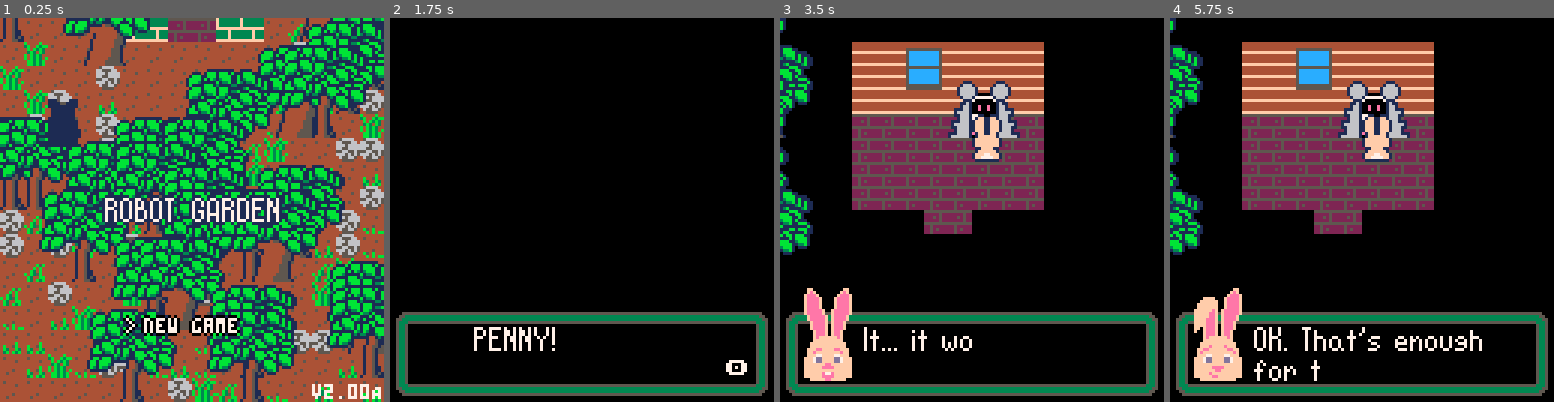
Above: before the commit, frames 1-4 (left to right).
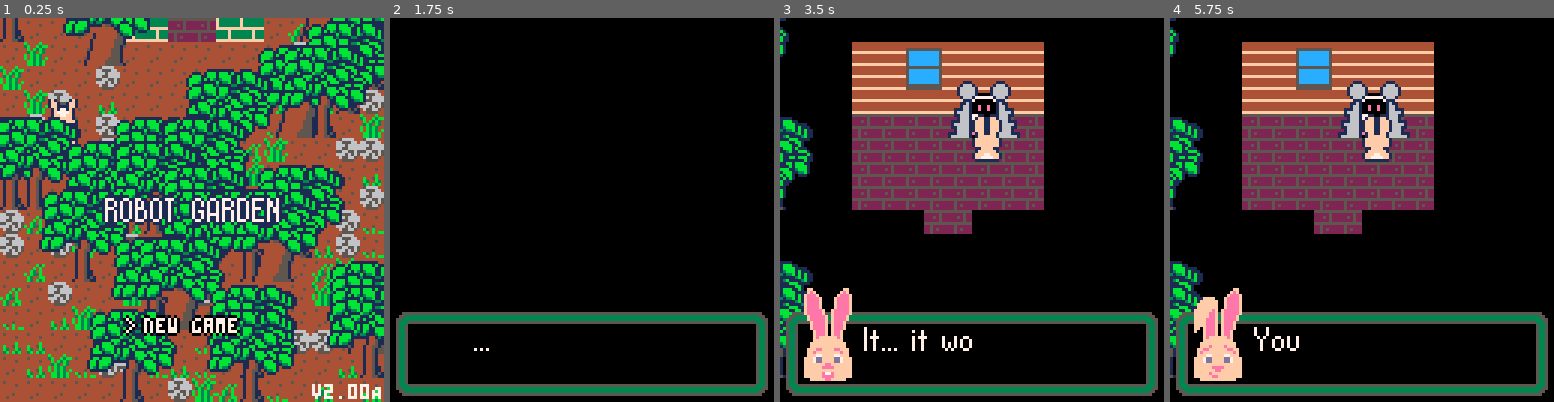
Above: after the commit, the same moments.

Repository: DeCarabas/pico_carts
Game: PICO-8 cartridge robo2.p8
Same seed, same stepped clock (60 frames per second), same inputs: the game is played once before the commit and once after it.
Inputs:
- Up to frame 1 (0.25 s): no input
- Up to frame 2 (1.75 s): tap X (X key) at 0.33, 1.07 s; tap O (Z key) at 0.7, 1.7 s; hold Right from 1.6 s (still down)
- Up to frame 3 (3.5 s): tap X (X key) at 1.85, 2.97 s; release Right at 2.1 s; tap O (Z key) every 0.4 s from 2.1 to 3.3 s; hold Up 2.15-2.42 s; hold Right 2.47-3.03 s; hold Left from 3.08 s (still down)
- Up to frame 4 (5.75 s): release Left at 3.58 s; hold Down 3.63-3.97 s; tap O (Z key) every 0.4 s from 3.7 to 5.7 s; hold Right 4.02-4.68 s; tap X (X key) at 4.08, 5.2 s; hold Up 4.73-5.03 s; hold Left 5.08-5.68 s; hold Down from 5.73 s (still down)

The runs differ from the first frame. In frame 1, 0.4% of the frame differs, in the area x 12-20%, y 21-34%; in frame 2, 0.7%; in frame 3, 4.7%; in frame 4, 6.1%, in the area x 0-82%, y 0-95%.

Commit message:
Still can't work shadows

Diff:
--- a/robo2.p8
+++ b/robo2.p8
@@ -482,17 +482,14 @@
 end
 
 function draw_tree(t)
-   local tpx,tpy=(t.x-map_left)*8, t.y*8
-   spr(t.s, tpx-4, tpy-8,2,2)
-   spr(202, tpx-12,tpy-24,4,4)
-end
-
-function intersect_tree(px,py)
-   for t in all(trees) do
-      if abs(px-t.x)<2 and abs(py-t.y+2)<2 then
-         return true
-      end
-   end
+  local tpx,tpy=(t.x-map_left)*8, t.y*8
+  if t.angle then
+    spr_r(t.s, tpx-4,  tpy-8,  t.angle, 2, 2,  8, 16)
+    spr_r(202, tpx-12, tpy-24, t.angle, 4, 4, 16, 32)
+  else
+    spr(t.s, tpx-4, tpy-8, 2,2)
+    spr(202, tpx-12,tpy-24,4,4)
+  end
 end
 
 flower_sy=88
@@ -1030,11 +1027,6 @@
   rectfill(116-nrg_ofs,57+41*nrg_frac,120,98,nrg_color)
 end
 
--- :todo: a waste of tokens?
-function world_to_screen(wx,wy)
-   return (wx-map_left)*8+4,wy*8+4
-end
-
 function draw_map()
    local ofx, ofy=sin(buzz_time),0
    if buzz_time>0 then
@@ -1071,7 +1063,7 @@
   elseif d==0 then idx+=4 fl=true
   end
 
-  local sc_x, sc_y = world_to_screen(px,py)
+  local sc_x, sc_y = (px-map_left)*8+4,py*8+4
 
   local dx=0 local dy=-14
   if grabbed_item then
@@ -1251,6 +1243,10 @@
       map_left = flr(px/16)*16
    end
 
+   -- draw the mask for the tree shadows
+   for t in all(trees) do draw_tree(t) end
+   memcpy(0x8000,0X6000,0X2000)
+
   -- we adjust the pals so that it looks like the right
   -- time of day. (but if we get here and the palette is
   -- already dark then just let it be.)
@@ -1290,17 +1286,6 @@
     dd[1](dd[2])
   end
 
-  -- draw things behind trees in shadow
-  if intersect_tree(penny.x,penny.y) then
-     all_colors(1)
-     draw_penny()
-  end
-  if intersect_tree(px,py) then
-     all_colors(1)
-     draw_player()
-  end
-  pal()
-
   -- now rain and stuff
   draw_weather()
 
@@ -1330,14 +1315,6 @@
   -- draw_debug()
 end
 
---helper wrapper for sspr that
---allows us to conveniently
---change a line function into
---an sspr function
-function ssprline(x1,y1,x2,y2)
-   sspr(x1,y1,1,y2-y1,x1,y1)
-end
-
 function _draw()
   -- dirty hack: if you set
   -- blank_screen to true then we
@@ -1346,24 +1323,7 @@
   -- to do a blackout.)
   cls(0)
   if not blank_screen then
-     -- render a frame with all good colors but holes for trees
-     draw_game()
-     memcpy(0x8000,0x6000,0x2000) -- screenshot with holes for trees
-
-     -- now render the frame with all the trees, but penny and robo are in shadow
-     --tree_shadows=false
-     --draw_game()
-
-     --memcpy(0,0x8000,0x2000) -- copy screenshot to sprite sheet
-
-     -- now copy the original render over the new render. the trees were holes,
-     -- so the trees we rendered in the second pass are the only thing that is
-     -- retained. *also* if penny or robo were behind trees, then they will *also*
-     -- be retained, but as shadows. this also has the nice effect of doing pixel-
-     -- accurate clipping, for partial shadowing.
-     --sspr(0,0,128,128,0,0)
-
-     --reload(0,0,0x2000) -- reload spritesheet
+    draw_game()
   end
 
   -- the little box where people
@@ -1734,6 +1694,15 @@
     if map_flag(f.x, f.y, 5) then
       -- :todo: cutscene for dry flower?
       f.age=min(f.age+flower_rate, 1)
+    end
+  end
+
+  for t in all(trees) do
+    if t.angle then
+      t.angle+=0.1
+      if t.angle>=0.25 then
+        del(trees,t)
+      end
     end
   end
 end
@@ -1970,7 +1939,7 @@
      function()
         for t in all(trees) do
            if t.x==tx and t.y==ty then
-              del(trees, t) -- but leave the stump
+             t.angle=0
            end
         end
      end
@@ -2179,6 +2148,24 @@
    end
 end
 
+-- Draw a sprite, rotated.
+-- :todo: w,h should be pixels
+-- soooo... much... tokens....
+function spr_r(s,x,y,a,w,h,x0,y0)
+  local sw,sh,sx,sy,sa,ca=w*8,h*8,(s%16)*8,flr(s/16)*8,sin(a),cos(a)
+  for ix=-sw,sw do
+    for iy=-sh,sh do
+      local dx,dy=ix-x0,iy-y0
+      local xx,yy=dx*ca-dy*sa+x0,dx*sa+dy*ca+y0
+      if xx>=0 and xx<sw and yy>=0 and yy<=sh then
+        local pval=sget(sx+xx,sy+yy)
+        if pval~=0 then
+          pset(x+ix,y+iy,pval)
+        end
+      end
+    end
+  end
+end
 
 -- function dump_darkness()
 --    pal()
@@ -2277,7 +2264,6 @@
 
 function script:intro_pre()
    blank_screen=true
-   cls(0)
    penny:show(base_x,base_y+1,0)
 end
 
@@ -2306,7 +2292,6 @@
 function script:firstcharge_pre()
    fadeout_charge()
    blank_screen=true
-   cls(0)
    penny:show(base_x,base_y+1,0)
    energy_level=max_energy
 
@@ -2941,9 +2926,6 @@
 function penny:want_flowers(seed,count)
   self.want_seed=seed
   self.want_count=count
-end
-
-function penny:leave_house()
 end
 
 -->8
